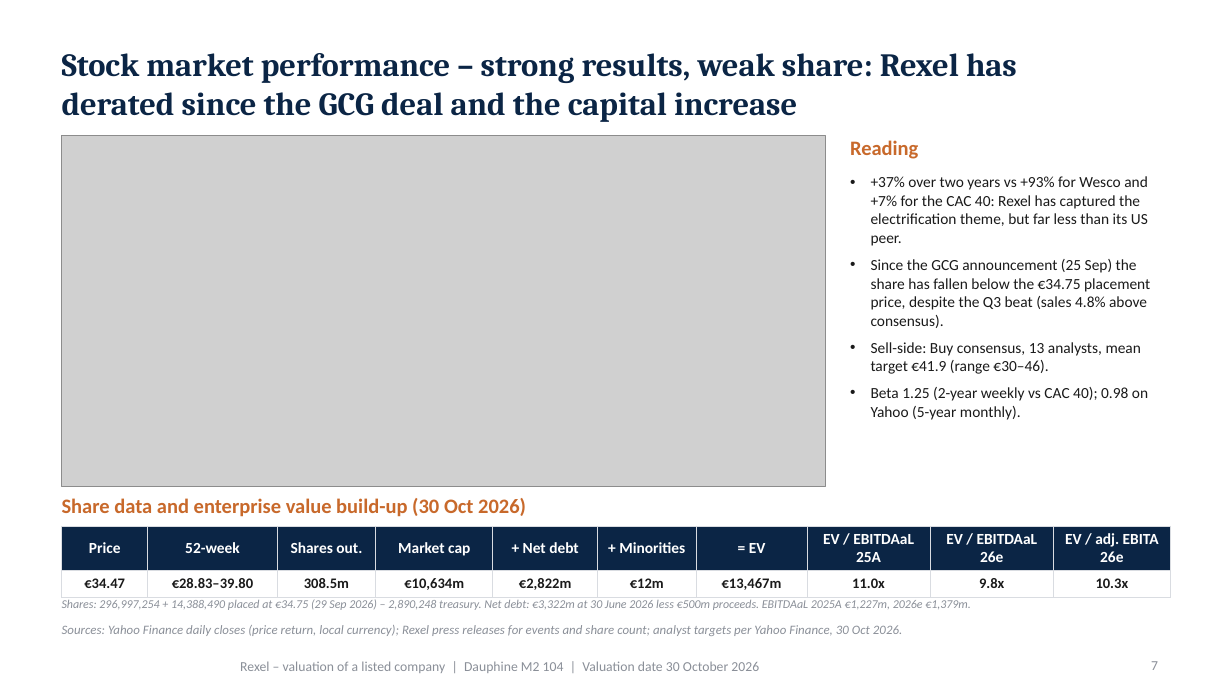
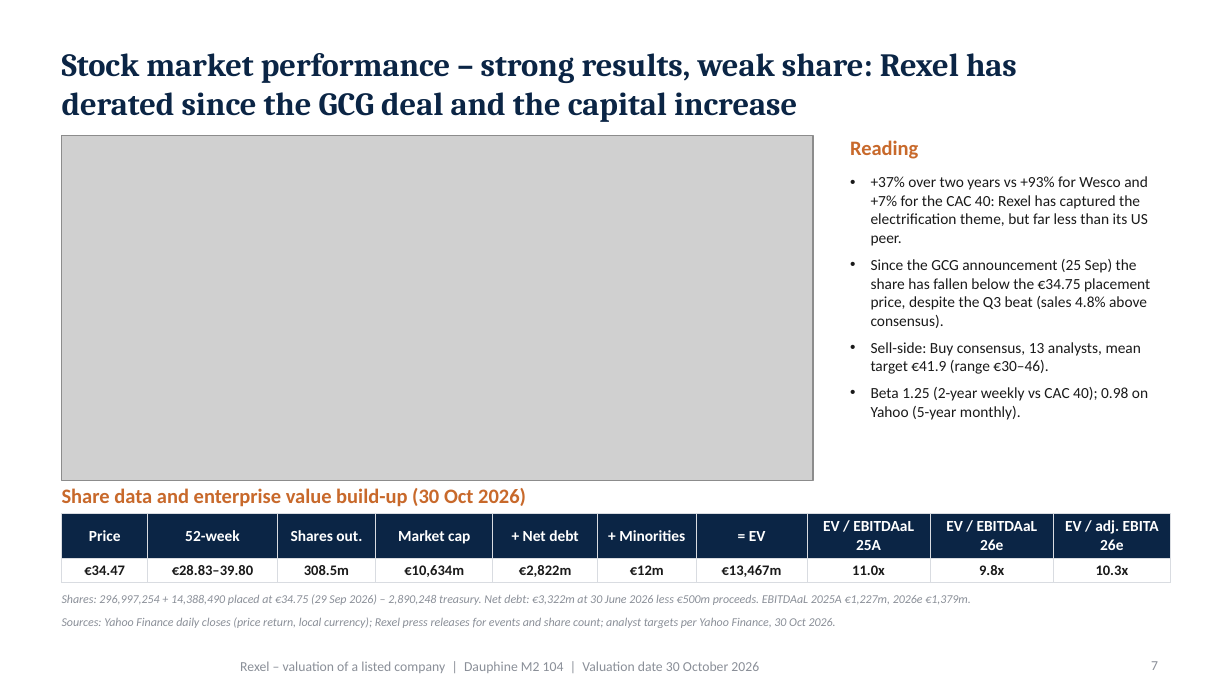
Before and after one commit to marwanferreira/rexel-valuation, a slide deck: slide 7 of Rexel valuation - deck.pptx. Drawn at 1232x693 pixels with LibreOffice and Linux fonts; fonts in the diff are those of the drawing; grey boxes stand for pictures; background and template pictures are left out. Boxes give left, top, right and bottom in pixels: in the first picture for what was removed or moved away, otherwise in the second. Text is boxed around its words. In the diff, an @@ line names an element or a change of style, - is before the commit and + after.

```diff
--- a/Rexel valuation - deck.pptx
+++ b/Rexel valuation - deck.pptx
@@ picture: place and size @@
-picture at <box>62,136,825,487</box>
+picture at <box>62,136,813,480</box>
@@ text "Share data and enterprise value ...": place and size @@
-text "Share data and enterprise value ..." at <box>62,498,526,517</box>
+text "Share data and enterprise value ..." at <box>62,488,526,507</box>
@@ table: place and size @@
-table at <box>62,526,1170,649</box>
+table at <box>62,514,1170,637</box>
@@ text "Shares: 296,997,254 + 14,388,490 placed ...": place and size @@
-text "Shares: 296,997,254 + 14,388,490 placed ..." at <box>62,599,971,610</box>
+text "Shares: 296,997,254 + 14,388,490 placed ..." at <box>62,594,971,605</box>
@@ text "Sources: Yahoo Finance daily closes ...": place and size @@
-text "Sources: Yahoo Finance daily closes ..." at <box>62,625,902,636</box>
+text "Sources: Yahoo Finance daily closes ..." at <box>62,617,836,628</box>
@@ text "Sources: Yahoo Finance daily closes ..." at <box>62,617,836,628</box>: size 7.5 to 7 pt @@
```
Also in this commit, not shown: 12 other slides changed, 2 other files.
